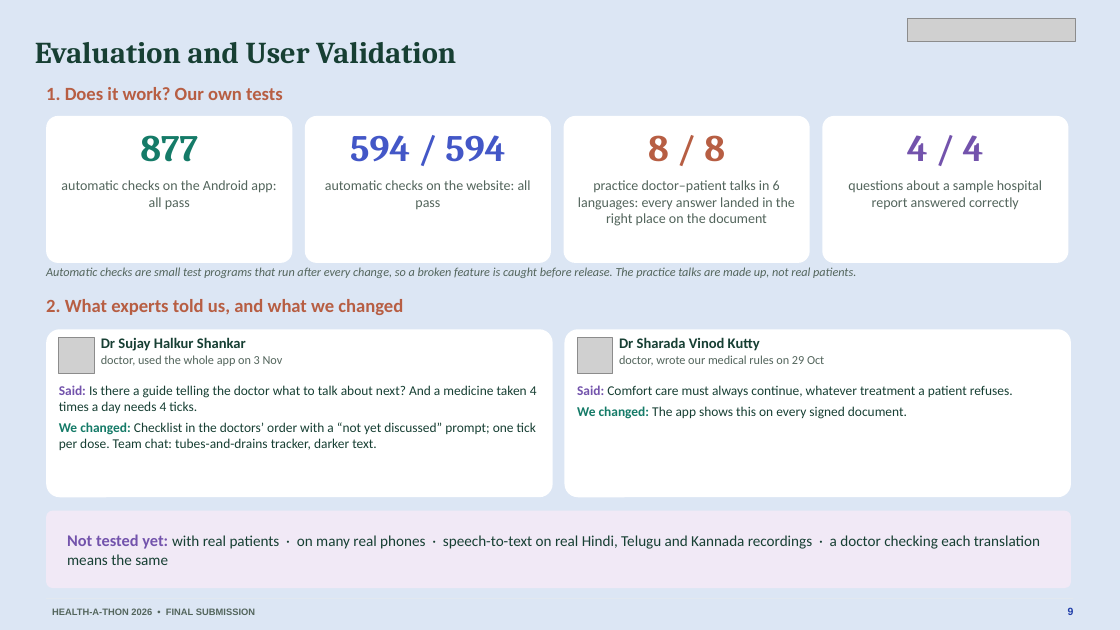
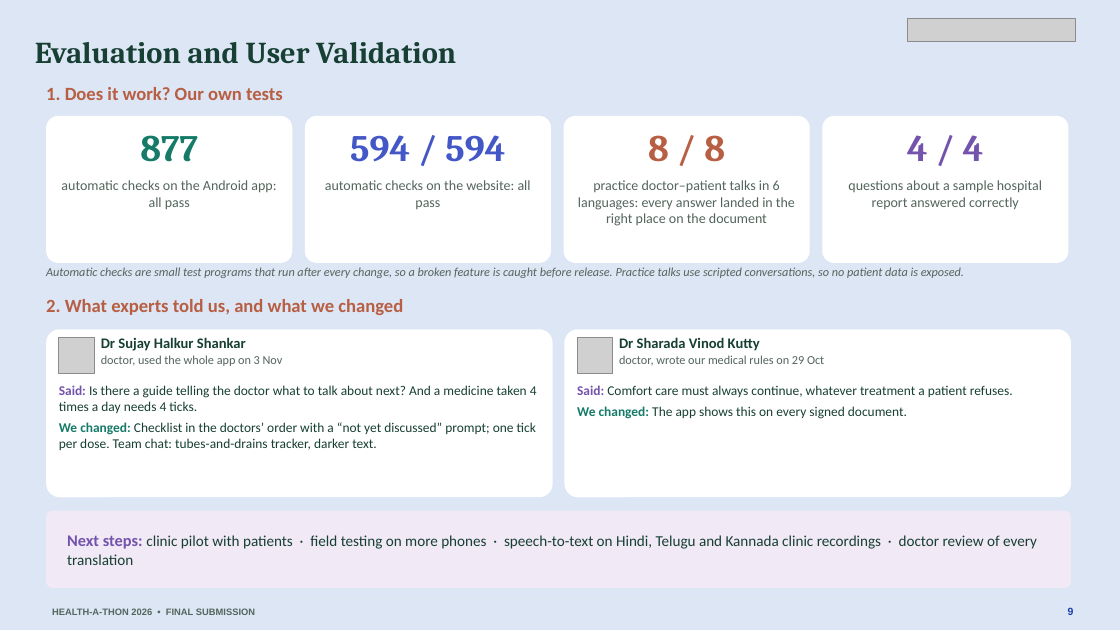
Before and after one commit to basithladdu/healthathon, a slide deck: slide 9 of output/final-submission/Sahara-Final-Presentation.pptx. Drawn at 1120x630 pixels with LibreOffice and Linux fonts; fonts in the diff are those of the drawing; grey boxes stand for pictures. Boxes give left, top, right and bottom in pixels: in the first picture for what was removed or moved away, otherwise in the second. Text is boxed around its words. In the diff, an @@ line names an element or a change of style, - is before the commit and + after.

```diff
--- a/output/final-submission/Sahara-Final-Presentation.pptx
+++ b/output/final-submission/Sahara-Final-Presentation.pptx
@@ text at [46,267,964,278]: text changed @@
-Automatic checks are small test programs that run after every change, so a broken feature is caught before release. The practice talks are made up, not real patients.
+Automatic checks are small test programs that run after every change, so a broken feature is caught before release. Practice talks use scripted conversations, so no patient data is exposed.
@@ text at [67,535,1037,565]: text changed @@
-Not tested yet: with real patients · on many real phones · speech-to-text on real Hindi, Telugu and Kannada recordings · a doctor checking each translation means the same
+Next steps: clinic pilot with patients · field testing on more phones · speech-to-text on Hindi, Telugu and Kannada clinic recordings · doctor review of every translation
```
Also in this commit, not shown: 7 other slides changed, 6 other files.
